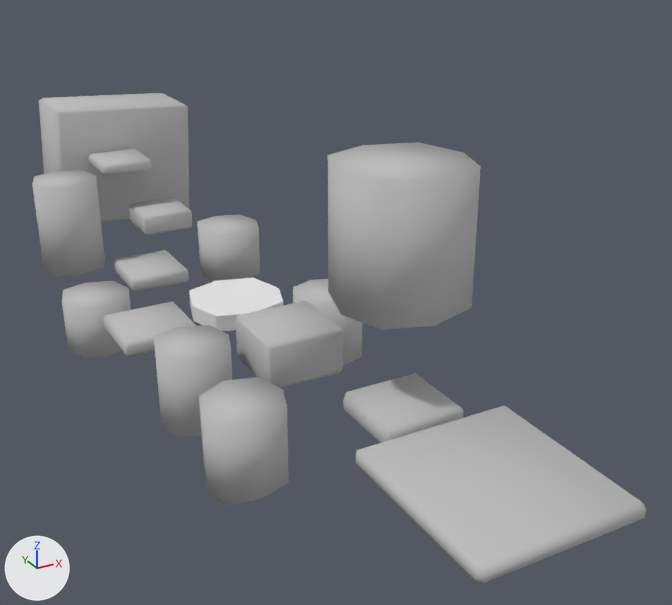
A saved change to the OBJ model rami/scenes/stonesprmhigh.obj.
One viewpoint serves both versions: a 50 mm camera at (-8.57, -12.4, 7.68) aimed at (-1.11, 1.16, 0.9). Lighting does not change. The marker at lower left points along +X, +Y and +Z. Where no turn or scale is listed for an object, it has been applied to the vertices.

The older version as bpy lines, for what is in view:
```python
ob_mesh_001_mesh_011_mesh_003_group19499_000 = bpy.data.objects.new('Mesh.001_Mesh.011_Mesh.003_Group19499.000', me_mesh_001_mesh_011_mesh_003_group19499_000)
ob_mesh_001_mesh_011_mesh_003_group19499_000.location = (0.0, 0.0, 0.0)
ob_mesh_002_mesh_004_mesh_013_group19724_000 = bpy.data.objects.new('Mesh.002_Mesh.004_Mesh.013_Group19724.000', me_mesh_002_mesh_004_mesh_013_group19724_000)
ob_mesh_002_mesh_004_mesh_013_group19724_000.location = (0.0, 0.0, 0.0)
ob_mesh_007_mesh_003_mesh_010_group19514_000 = bpy.data.objects.new('Mesh.007_Mesh.003_Mesh.010_Group19514.000', me_mesh_007_mesh_003_mesh_010_group19514_000)
ob_mesh_007_mesh_003_mesh_010_group19514_000.location = (0.0, 0.0, 0.0)
ob_mesh_009_mesh_014_mesh_group19679_000 = bpy.data.objects.new('Mesh.009_Mesh.014_Mesh_Group19679.000', me_mesh_009_mesh_014_mesh_group19679_000)
ob_mesh_009_mesh_014_mesh_group19679_000.location = (0.0, 0.0, 0.0)
ob_mesh_010_mesh_012_mesh_014_group19619_000 = bpy.data.objects.new('Mesh.010_Mesh.012_Mesh.014_Group19619.000', me_mesh_010_mesh_012_mesh_014_group19619_000)
ob_mesh_010_mesh_012_mesh_014_group19619_000.location = (0.0, 0.0, 0.0)
ob_mesh_011_mesh_005_mesh_012_group19634_000 = bpy.data.objects.new('Mesh.011_Mesh.005_Mesh.012_Group19634.000', me_mesh_011_mesh_005_mesh_012_group19634_000)
ob_mesh_011_mesh_005_mesh_012_group19634_000.location = (0.0, 0.0, 0.0)
ob_mesh_012_mesh_010_mesh_009_group19589_000 = bpy.data.objects.new('Mesh.012_Mesh.010_Mesh.009_Group19589.000', me_mesh_012_mesh_010_mesh_009_group19589_000)
ob_mesh_012_mesh_010_mesh_009_group19589_000.location = (0.0, 0.0, 0.0)
ob_mesh_013_mesh_mesh_004_group19694_000 = bpy.data.objects.new('Mesh.013_Mesh_Mesh.004_Group19694.000', me_mesh_013_mesh_mesh_004_group19694_000)
ob_mesh_013_mesh_mesh_004_group19694_000.location = (0.0, 0.0, 0.0)
ob_mesh_mesh_006_mesh_005_group19649_000 = bpy.data.objects.new('Mesh_Mesh.006_Mesh.005_Group19649.000', me_mesh_mesh_006_mesh_005_group19649_000)
ob_mesh_mesh_006_mesh_005_group19649_000.location = (0.0, 0.0, 0.0)
# also in view: 'Mesh.014_Mesh.009_Mesh.015_Group19529.000' at (-3.9, 3.4, 0.1); 'Mesh.005_Mesh.013_Mesh.011_Group19709.000' at (-4.47, 5.16, -0.28); 'Mesh.006_Mesh.022_Mesh.023_Mesh.008_Group19604.001' at (-1.97, 3.82, 0.04); 'Mesh.015_Mesh.007_Mesh.007_Group19664.000' at (-1.17, 6.06, 0.39); 'Mesh.004_Mesh.001_Mesh.006_Group19544.000' at (-2.98, 6.16, 0.14)
```
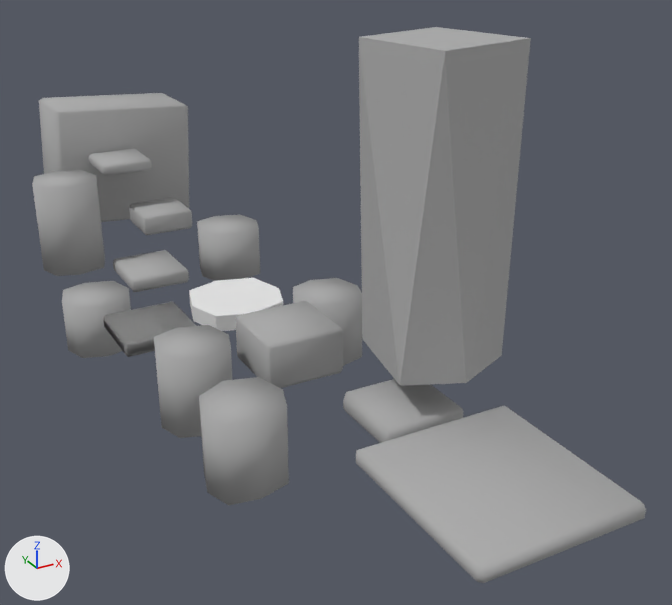
Location of each change, (x1, y1, x2, y2) in pixels of the pictures (672 x 605 px):
'Mesh.015_Mesh.010_Mesh.012_Mesh.014_Group19619.000', added: after (359, 27, 531, 386)
'Mesh.013_Mesh_Mesh.004_Group19694.000', recoloured: (356, 406, 646, 583) in both
'Mesh.010_Mesh.012_Mesh.014_Group19619.000', deleted: before (328, 142, 481, 330)
'Mesh.012_Mesh.010_Mesh.009_Group19589.000', recoloured: (39, 93, 189, 222) in both
'Mesh_Mesh.006_Mesh.005_Group19649.000', recoloured: (199, 377, 289, 481) in both
'Mesh.007_Mesh.003_Mesh.010_Group19514.000', recoloured: (236, 301, 343, 388) in both
'Mesh.009_Mesh.014_Mesh_Group19679.000', recoloured: (32, 170, 105, 276) in both
'Mesh.002_Mesh.004_Mesh.013_Group19724.000', recoloured: (154, 325, 233, 436) in both
'Mesh.001_Mesh.011_Mesh.003_Group19499.000', recoloured: (343, 373, 464, 443) in both
'Mesh.005_Mesh.013_Mesh.011_Group19709.000', recoloured: (62, 281, 131, 352) in both
'Mesh.015_Mesh.007_Mesh.007_Group19664.000', recoloured: (197, 214, 260, 275) in both
'Mesh.011_Mesh.005_Mesh.012_Group19634.000', recoloured: (293, 278, 362, 366) in both
'Mesh.014_Mesh.009_Mesh.015_Group19529.000', recoloured: (103, 301, 196, 357) in both
'Mesh.017_Mesh.014_Mesh.009_Mesh.015_Group19529.001', added: after (103, 301, 196, 357)
'Mesh.004_Mesh.001_Mesh.006_Group19544.000', recoloured: (113, 250, 189, 292) in both
'Mesh.008_Mesh.008_Mesh.002_Group19559.000', recoloured: (129, 197, 192, 235) in both
'Mesh.003_Mesh.002_Mesh.001_Group19574.000', recoloured: (89, 148, 152, 176) in both

The change, as a list of edits to the scene's bpy script:
```text
Change mat_none_003:
    mat_none_003.base_color: (0.512, 0.512, 0.512) -> (0.41, 0.41, 0.41)  # grey #bebebe -> grey #acacac
Add me_mesh_017_mesh_014_mesh_009_mesh_015_group19529_001:
    me_mesh_017_mesh_014_mesh_009_mesh_015_group19529_001.from_pydata(...)  # 24 vertices, 44 faces; spans x -4.626..-3.169, y 2.683..4.11, z -0.053..0.256
    me_mesh_017_mesh_014_mesh_009_mesh_015_group19529_001.materials.append(mat_none_003)  # grey #acacac
Add me_mesh_015_mesh_010_mesh_012_mesh_014_group19619_000:
    me_mesh_015_mesh_010_mesh_012_mesh_014_group19619_000.from_pydata([(-0.74, -2.31, 0.81), (-1.68, -1.89, 0.81), (-1.36, -0.22, 0.81), (-1.35, -2.21, 5.81), (-1.69, -0.55, 5.81), (0.38, -1.84, 5.81), (0.32, -1.82, 0.81), (-0.11, -0.19, 5.81), (0.15, -0.38, 0.81)], [], [(0, 6, 5), (3, 0, 5), (2, 8, 6), (4, 5, 7), (5, 6, 8), (8, 2, 7), (4, 7, 2), (1, 0, 3), (5, 4, 3), (6, 1, 2), (6, 0, 1), (3, 4, 1), (2, 1, 4), (8, 7, 5)])
    me_mesh_015_mesh_010_mesh_012_mesh_014_group19619_000.materials.append(mat_none_003)  # grey #acacac
Remove ob_mesh_010_mesh_012_mesh_014_group19619_000:
    ob_mesh_010_mesh_012_mesh_014_group19619_000 = bpy.data.objects.new('Mesh.010_Mesh.012_Mesh.014_Group19619.000', me_mesh_010_mesh_012_mesh_014_group19619_000)
    ob_mesh_010_mesh_012_mesh_014_group19619_000.location = (0.0, 0.0, 0.0)
Add ob_mesh_017_mesh_014_mesh_009_mesh_015_group19529_001:
    ob_mesh_017_mesh_014_mesh_009_mesh_015_group19529_001 = bpy.data.objects.new('Mesh.017_Mesh.014_Mesh.009_Mesh.015_Group19529.001', me_mesh_017_mesh_014_mesh_009_mesh_015_group19529_001)
    ob_mesh_017_mesh_014_mesh_009_mesh_015_group19529_001.location = (0.0, 0.0, 0.0)
Add ob_mesh_015_mesh_010_mesh_012_mesh_014_group19619_000:
    ob_mesh_015_mesh_010_mesh_012_mesh_014_group19619_000 = bpy.data.objects.new('Mesh.015_Mesh.010_Mesh.012_Mesh.014_Group19619.000', me_mesh_015_mesh_010_mesh_012_mesh_014_group19619_000)
    ob_mesh_015_mesh_010_mesh_012_mesh_014_group19619_000.location = (0.0, 0.0, 0.0)
```
